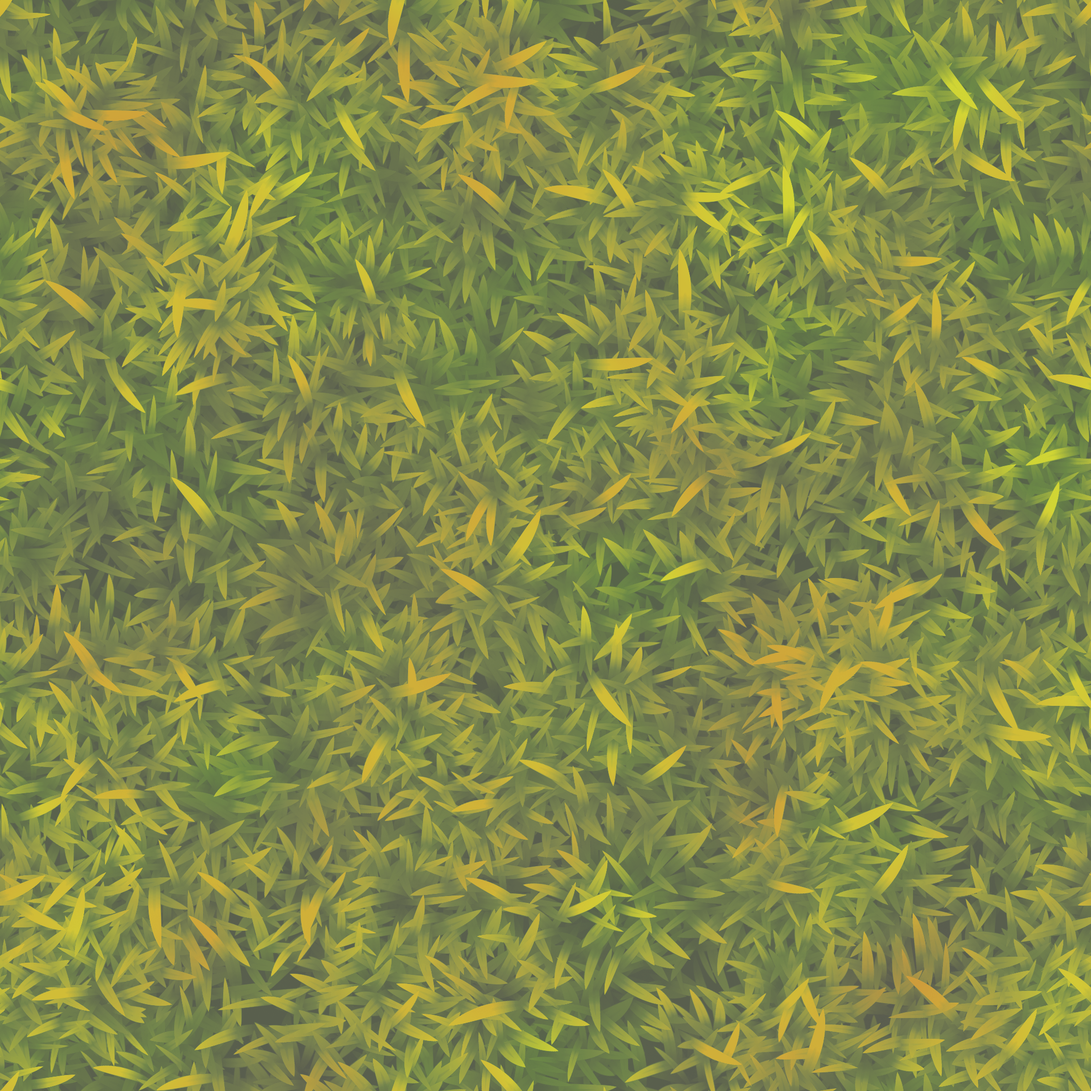
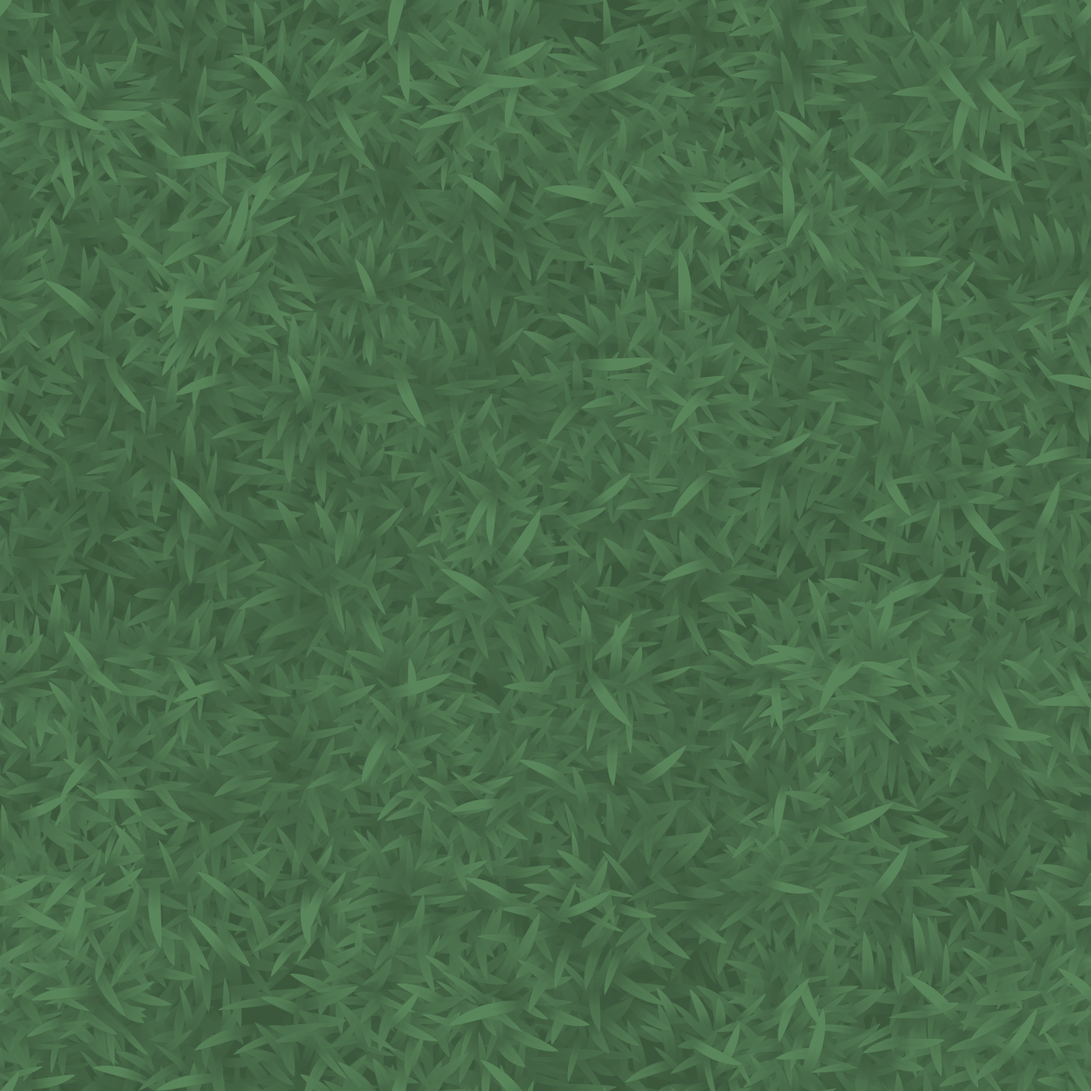
The second (1091, 1091) image is a revision of the first. Changes to its layers:
pixels changed over [0, 0, 1091, 1091] (layer not identified)
